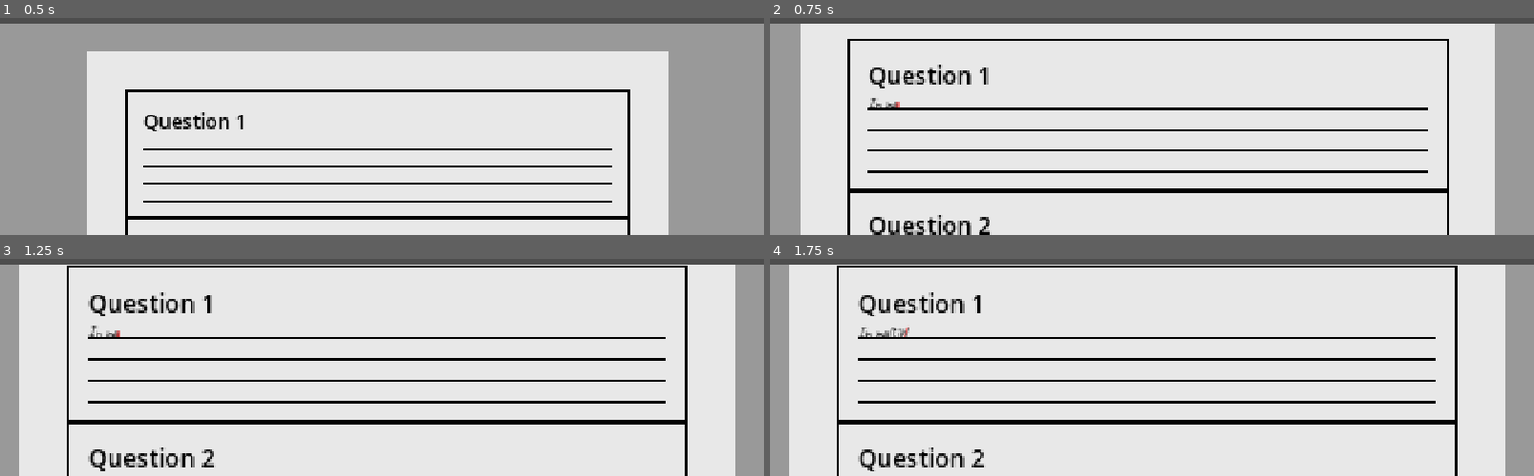
Above: before the commit, frames 1-4 (two rows, left to right).
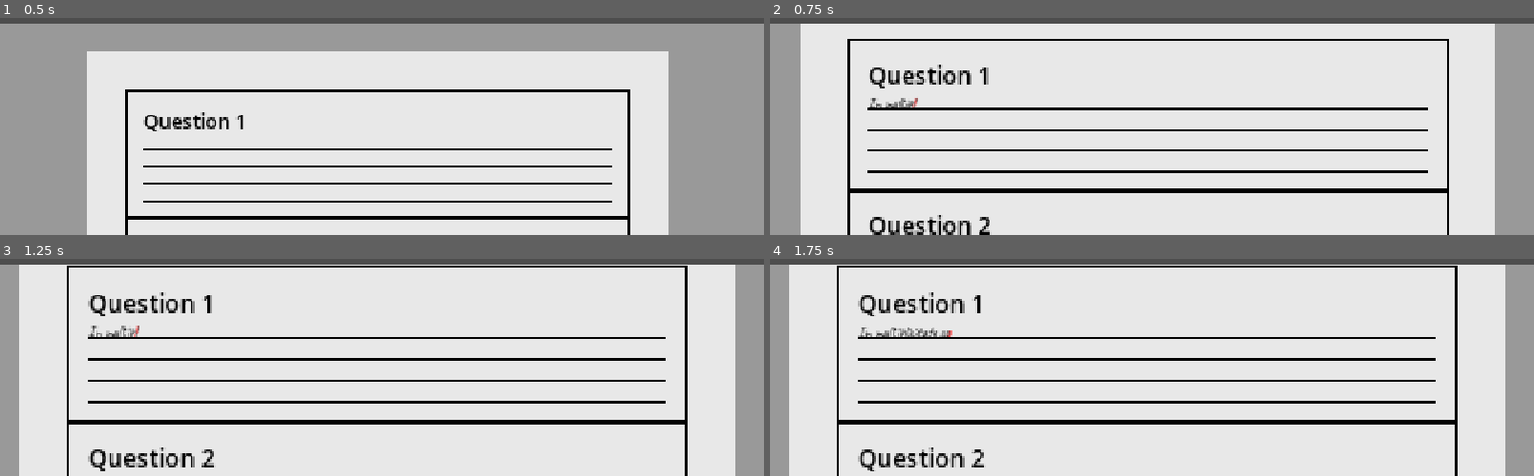
Above: after the commit, the same moments.

Repository: Dev-Hauffman/Magnum_Factum
Game: Godot game, scene res://scenes/test_scene/test_scene.tscn
Same seed, same stepped clock (60 frames per second), same inputs: the game is played once before the commit and once after it. This scene is started directly instead of the project's main scene.
Inputs (mouse positions are in pixels of both pictures, inside the frame that each line leads up to):
- Up to frame 1 (0.5 s): no input
- Up to frame 2 (0.75 s): drag from (1144, 154) to (outside the picture) at 0.52 s
- Up to frame 3 (1.25 s): no input
- Up to frame 4 (1.75 s): drag from (999, 282) to (1113, 347) at 1.27 s

Frame 1 is identical in both runs. In frame 2, less than 0.1% of the frame differs, in the area x 16-20%, y 36-42%; in frame 3, 0.1%; in frame 4, 0.2%, in the area x 17-24%, y 31-36%.

Commit message:
leading letter fixes finished

Diff:
--- a/scenes/test_scene/test_screen/question.gd
+++ b/scenes/test_scene/test_screen/question.gd
@@ -16,7 +16,7 @@
 #var note_taker_font_2 = load("res://resources/fonts/note-taker.ttf")
 var caveat_font = load("res://resources/fonts/Caveat-VariableFont_wght.ttf")
 
-var visible_character_amount:int = 5
+var visible_character_amount:int = 10
 
 var current_character:RichTextLabel
 var character_current_position
@@ -158,7 +158,7 @@
 		current_letter_index += 1
 
 	elif paragraphs[current_paragraph_index].visible_ratio >= 1:
-		print_debug("got here")
+		character_current_position = character_next_position
 		current_line = 0
 		current_letter_index = 0
 		current_letter = 0
@@ -167,8 +167,8 @@
 			current_paragraph = paragraphs[current_paragraph_index + 1]
 		else:
 			current_paragraph = paragraphs[current_paragraph_index]
-		paragraph_current_string = current_paragraph.text[current_letter]
-		current_character.text = paragraph_current_string
+#		paragraph_current_string = current_paragraph.text[current_letter]
+#		current_character.text = paragraph_current_string
 
 		character_initial_position = current_paragraph.global_position
 		#character_size = current_paragraph.get_theme_font("normal_font").get_string_size(current_paragraph.text.substr(initial_letter, current_letter_index + 1),1,-1,6)
@@ -177,12 +177,11 @@
 		#var string_y_size = character_size.y
 		current_height = 0
 		character_next_position = character_initial_position
-		character_current_position = character_next_position
 
 	else:
 		character_current_position = character_next_position
 		character_size = current_paragraph.get_theme_font("normal_font").get_string_size(current_paragraph.text.substr(initial_letter, current_letter_index + 1),1,-1,6)
-		#print_debug(current_paragraph.text.substr(initial_letter, current_letter_index + 1))
+		print_debug(current_paragraph.text.substr(initial_letter, current_letter_index + 1))
 		character_next_position.x = character_initial_position.x + character_size.x
 		character_next_position.y = current_paragraph.global_position.y + current_height
 		current_letter_index += 1
